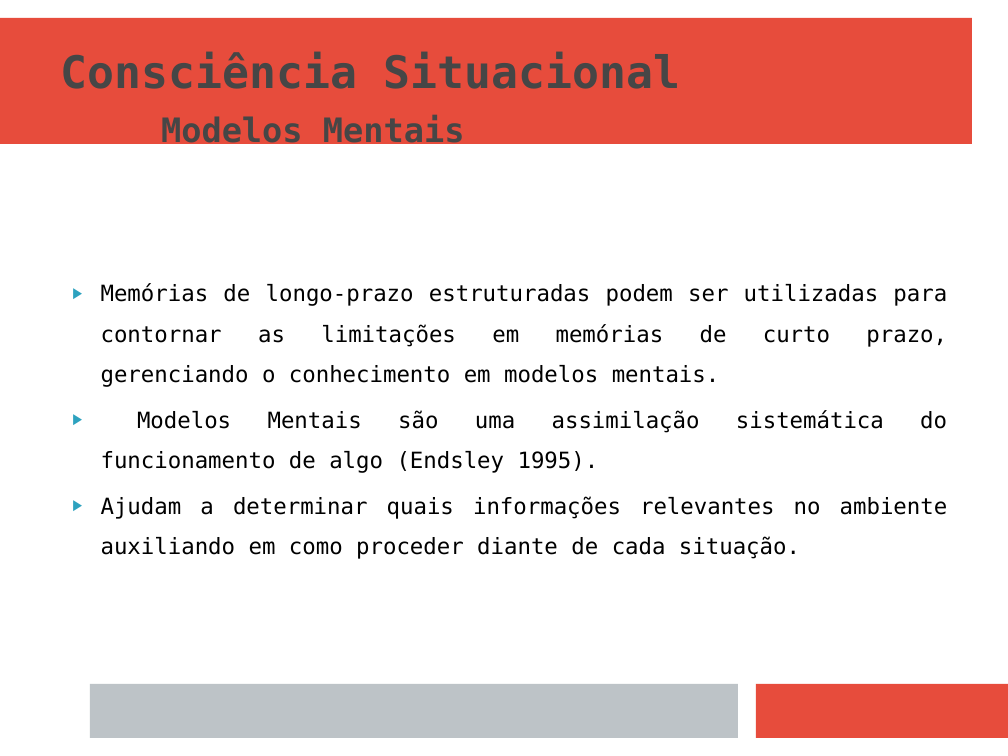
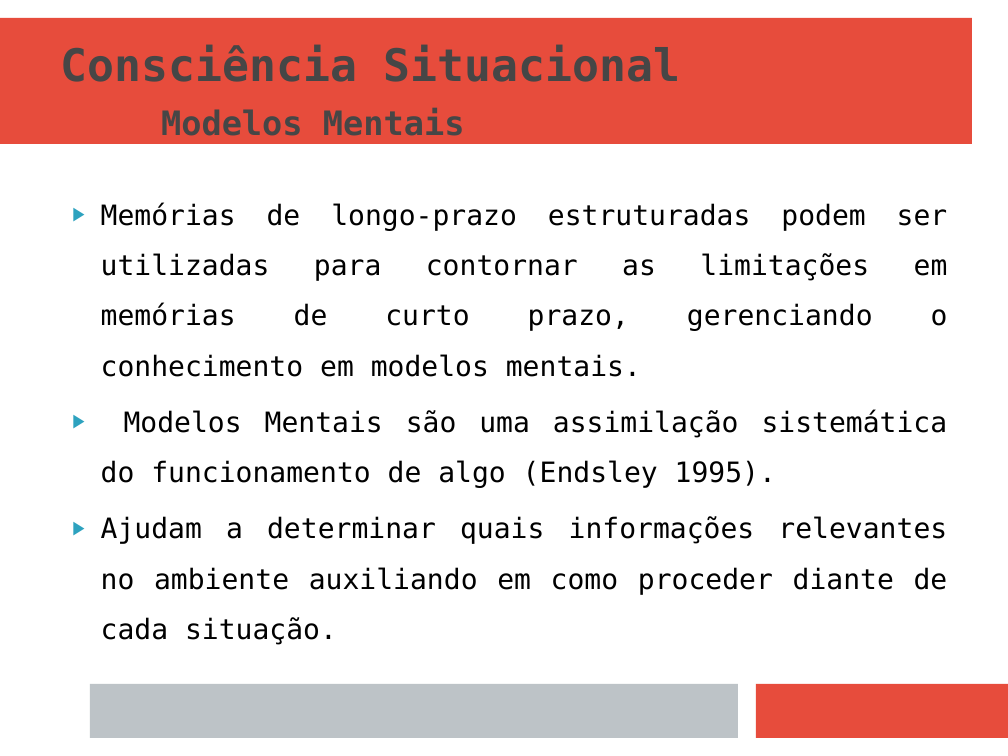
Before and after one commit to naninmartins/TCC-Modelo-de-AVA-com-CS-e-MDE, a slide deck: slide 10 of MODELO DE APOIO AO ENSINO EM AMBIENTES VIRTUAIS - APRESENTAÇÃO (linux).odp. Drawn at 1008x756 pixels with LibreOffice and Linux fonts; fonts in the diff are those of the drawing. Boxes give left, top, right and bottom in pixels: in the first picture for what was removed or moved away, otherwise in the second. Text is boxed around its words. In the diff, an @@ line names an element or a change of style, - is before the commit and + after.

```diff
--- a/MODELO DE APOIO AO ENSINO EM AMBIENTES VIRTUAIS - APRESENTAÇÃO (linux).odp
+++ b/MODELO DE APOIO AO ENSINO EM AMBIENTES VIRTUAIS - APRESENTAÇÃO (linux).odp
@@ title "Consciência Situacional Modelos Mentais" rewrapped from (x1=60, y1=52, x2=681, y2=149) to (x1=60, y1=45, x2=681, y2=136) @@
@@ text "Memórias de longo-prazo estruturadas podem ..." at (x1=101, y1=202, x2=948, y2=645): size 16 to 20 pt @@
```
Also in this commit, not shown: 19 other slides changed, 4 slides added, 7 other files.
